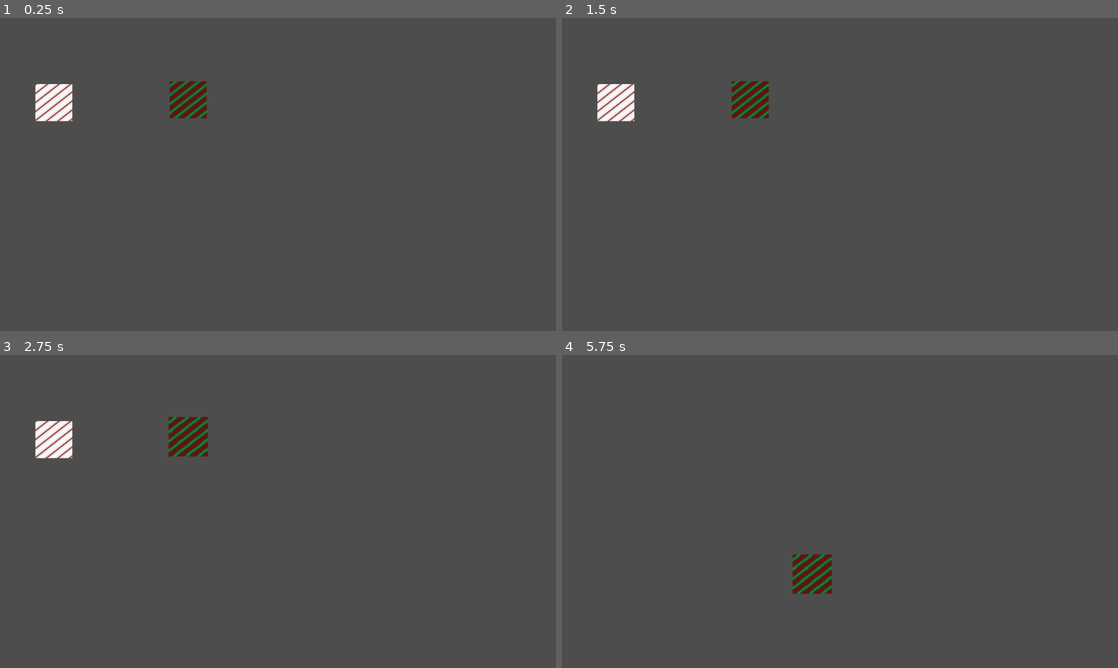
Above: before the commit, frames 1-4 (two rows, left to right).
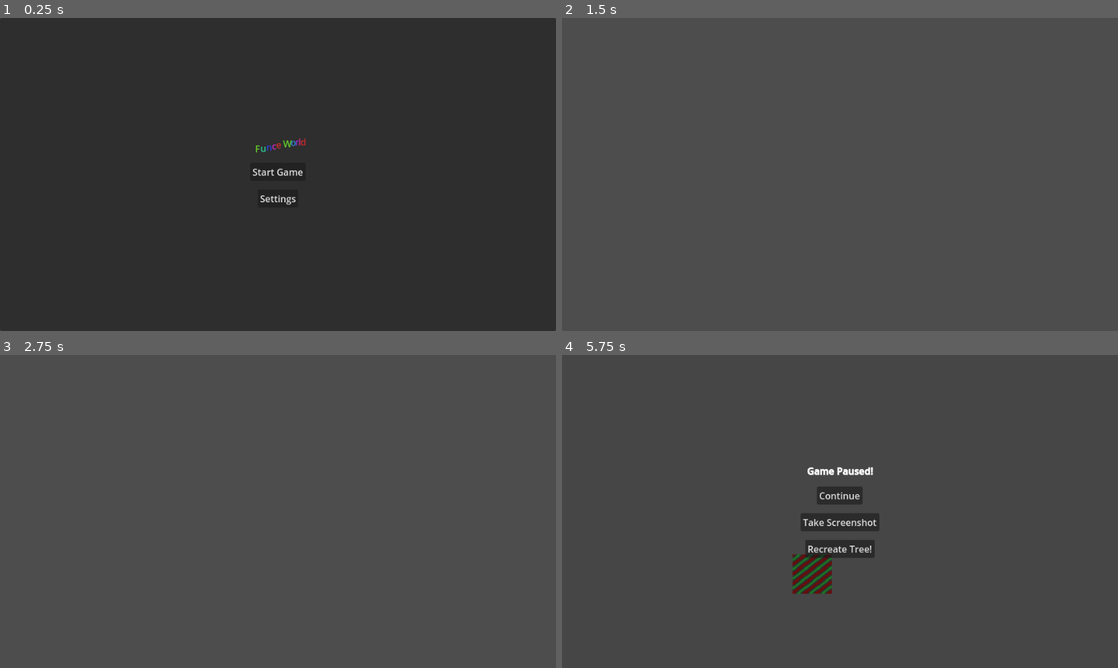
Above: after the commit, the same moments.

Repository: Obliii/ChrimTreeProject
Game: Godot game, scene res://assets/scenes/MainScene.tscn
Same seed, same stepped clock (60 frames per second), same inputs: the game is played once before the commit and once after it.
Inputs (mouse positions are in pixels of both pictures, inside the frame that each line leads up to):
- Up to frame 1 (0.25 s): no input
- Up to frame 2 (1.5 s): click (840, 199) at 0.5 s, where only the run after the commit has a clickable "Settings"; click (840, 171) at 1.25 s, where only the run after the commit has a clickable "Start Game"
- Up to frame 3 (2.75 s): tap Enter at 2 s; move the mouse to (189, 436) at 2.02 s; press the mouse at (189, 436) at 2.03 s
- Up to frame 4 (5.75 s): tap Space at 2.75, 4.25 s; move the mouse to (617, 439) at 2.77 s; release the mouse at (617, 439) at 2.78 s; tap E (spawn_decoration) at 2.85, 4.35 s; tap Enter at 3.5, 5 s; move the mouse to (617, 439) at 3.52 s; press the mouse at (617, 439) at 3.53 s; move the mouse to (812, 574) at 4.27 s; release the mouse at (812, 574) at 4.28 s; move the mouse to (812, 574) at 5.02 s; press the mouse at (812, 574) at 5.03 s; tap Escape (ui_cancel) at 5.65 s

The runs differ from the first frame. In frame 1, 100% of the frame differs, in the area x 0-100%, y 0-100%; in frame 2, 1.6%; in frame 3, 1.7%; in frame 4, 2.0%.

Commit message:
This starts on the basic functions of moving between the different screens using a State Machine. So far you would be able to start the game and save a screenshot which would go into your "*\AppData\Roaming\Godot\app_userdata\Tree Decorating Project\
I have plans on moving that into a more easily accessible folder in the future.

Diff:
--- /dev/null
+++ b/assets/scenes/MainMenu.tscn
@@ -0,0 +1,57 @@
+[gd_scene load_steps=2 format=3 uid="uid://ftgd76mcumt3"]
+
+[ext_resource type="Script" path="res://assets/scenes/start_menu.gd" id="1_vtcln"]
+
+[node name="MainMenu" type="Control"]
+layout_mode = 3
+anchors_preset = 15
+anchor_right = 1.0
+anchor_bottom = 1.0
+grow_horizontal = 2
+grow_vertical = 2
+size_flags_horizontal = 3
+size_flags_vertical = 3
+mouse_filter = 2
+script = ExtResource("1_vtcln")
+
+[node name="PanelContainer" type="PanelContainer" parent="."]
+layout_mode = 1
+anchors_preset = 15
+anchor_right = 1.0
+anchor_bottom = 1.0
+grow_horizontal = 2
+grow_vertical = 2
+mouse_filter = 2
+
+[node name="VBoxContainer" type="VBoxContainer" parent="PanelContainer"]
+layout_mode = 2
+size_flags_vertical = 4
+theme_override_constants/separation = 15
+
+[node name="RichTextLabel" type="RichTextLabel" parent="PanelContainer/VBoxContainer"]
+clip_contents = false
+custom_minimum_size = Vector2(200, 10)
+layout_mode = 2
+size_flags_horizontal = 4
+size_flags_vertical = 4
+mouse_filter = 2
+bbcode_enabled = true
+text = "[center][rainbow][tornado]Funce World[/tornado]"
+fit_content = true
+
+[node name="StartButton" type="Button" parent="PanelContainer/VBoxContainer"]
+layout_mode = 2
+size_flags_horizontal = 4
+size_flags_vertical = 4
+mouse_default_cursor_shape = 4
+text = "Start Game"
+
+[node name="SettingsButton" type="Button" parent="PanelContainer/VBoxContainer"]
+layout_mode = 2
+size_flags_horizontal = 4
+size_flags_vertical = 4
+mouse_default_cursor_shape = 5
+text = "Settings"
+
+[connection signal="pressed" from="PanelContainer/VBoxContainer/StartButton" to="." method="_on_start_button_pressed"]
+[connection signal="pressed" from="PanelContainer/VBoxContainer/SettingsButton" to="." method="_on_settings_button_pressed"]
--- a/assets/scenes/MainScene.tscn
+++ b/assets/scenes/MainScene.tscn
@@ -1,13 +1,54 @@
-[gd_scene load_steps=3 format=3 uid="uid://bijwkbh0wth4j"]
+[gd_scene load_steps=7 format=3 uid="uid://bijwkbh0wth4j"]
 
-[ext_resource type="PackedScene" uid="uid://dxwwkypmyimqv" path="res://Objects/Scenes/decoration.tscn" id="1_cl8wi"]
-[ext_resource type="Resource" uid="uid://b8pddfux6j1oy" path="res://Resources/Decorations/candy_cane.tres" id="2_yihbi"]
+[ext_resource type="Script" path="res://assets/scenes/game_instance.gd" id="1_mlnpg"]
+[ext_resource type="Script" path="res://scripts/state/WorldStates/MainWorldState.gd" id="2_fcngs"]
+[ext_resource type="Script" path="res://scripts/state/WorldStates/MainMenuState.gd" id="2_j3h75"]
+[ext_resource type="PackedScene" uid="uid://ftgd76mcumt3" path="res://assets/scenes/MainMenu.tscn" id="2_yj2js"]
+[ext_resource type="Script" path="res://scripts/state/WorldStates/PauseMenuState.gd" id="4_nxod7"]
+[ext_resource type="PackedScene" uid="uid://fsivwtv314cl" path="res://assets/scenes/PauseMenu.tscn" id="6_b3ngc"]
 
-[node name="Game" type="Node2D"]
+[node name="Game" type="Node2D" node_paths=PackedStringArray("_start_scene", "_main_scene", "_pause_scene")]
+script = ExtResource("1_mlnpg")
+_start_scene = NodePath("GameStates/StartingState")
+_main_scene = NodePath("GameStates/MainState")
+_pause_scene = NodePath("GameStates/PauseState")
 
-[node name="Decoration" parent="." instance=ExtResource("1_cl8wi")]
-position = Vector2(325, 141)
+[node name="GameStates" type="Node" parent="."]
 
-[node name="Decoration2" parent="." instance=ExtResource("1_cl8wi")]
-position = Vector2(93, 146)
-decoration_info = ExtResource("2_yihbi")
+[node name="StartingState" type="Node" parent="GameStates" node_paths=PackedStringArray("start_ui")]
+script = ExtResource("2_j3h75")
+start_ui = NodePath("../../Ui Elements/MainMenu")
+
+[node name="MainState" type="Node" parent="GameStates" node_paths=PackedStringArray("main_game")]
+script = ExtResource("2_fcngs")
+main_game = NodePath("../../MainScene")
+
+[node name="PauseState" type="Node" parent="GameStates" node_paths=PackedStringArray("menu")]
+script = ExtResource("4_nxod7")
+menu = NodePath("../../Ui Elements/PauseMenu")
+
+[node name="MainScene" type="Node2D" parent="."]
+visible = false
+
+[node name="Ui Elements" type="CanvasLayer" parent="."]
+layer = 0
+follow_viewport_enabled = true
+
+[node name="MainMenu" parent="Ui Elements" instance=ExtResource("2_yj2js")]
+visible = false
+size_flags_horizontal = 1
+size_flags_vertical = 1
+
+[node name="PauseMenu" parent="Ui Elements" instance=ExtResource("6_b3ngc")]
+visible = false
+
+[node name="Camera2D" type="Camera2D" parent="."]
+position = Vector2(480, 270)
+
+[node name="MusicPlayer" type="AudioStreamPlayer2D" parent="."]
+autoplay = true
+bus = &"Music"
+
+[node name="SoundPlayer" type="AudioStreamPlayer2D" parent="."]
+max_polyphony = 10
+bus = &"Sound"
--- /dev/null
+++ b/assets/scenes/MainWorld.tscn
@@ -0,0 +1,3 @@
+[gd_scene format=3 uid="uid://cw0jds0thcwgi"]
+
+[node name="MainWorld" type="Node2D"]
--- /dev/null
+++ b/assets/scenes/PauseMenu.tscn
@@ -0,0 +1,58 @@
+[gd_scene load_steps=2 format=3 uid="uid://fsivwtv314cl"]
+
+[ext_resource type="Script" path="res://assets/scenes/pause_menu.gd" id="1_4kpft"]
+
+[node name="PauseMenu" type="Control"]
+layout_mode = 3
+anchors_preset = 15
+anchor_right = 1.0
+anchor_bottom = 1.0
+grow_horizontal = 2
+grow_vertical = 2
+script = ExtResource("1_4kpft")
+
+[node name="PanelContainer" type="PanelContainer" parent="."]
+self_modulate = Color(1, 1, 1, 0.215686)
+layout_mode = 1
+anchors_preset = 15
+anchor_right = 1.0
+anchor_bottom = 1.0
+grow_horizontal = 2
+grow_vertical = 2
+
+[node name="VBoxContainer" type="VBoxContainer" parent="PanelContainer"]
+layout_mode = 2
+size_flags_vertical = 4
+theme_override_constants/separation = 15
+
+[node name="RichTextLabel" type="RichTextLabel" parent="PanelContainer/VBoxContainer"]
+custom_minimum_size = Vector2(200, 10)
+layout_mode = 2
+size_flags_horizontal = 4
+size_flags_vertical = 4
+bbcode_enabled = true
+text = "[center][b]Game Paused![/b][/center]"
+fit_content = true
+scroll_active = false
+
+[node name="ContinueButton" type="Button" parent="PanelContainer/VBoxContainer"]
+layout_mode = 2
+size_flags_horizontal = 4
+size_flags_vertical = 4
+text = "Continue"
+
+[node name="ScreenshotButton" type="Button" parent="PanelContainer/VBoxContainer"]
+layout_mode = 2
+size_flags_horizontal = 4
+size_flags_vertical = 4
+text = "Take Screenshot"
+
+[node name="RestartButton" type="Button" parent="PanelContainer/VBoxContainer"]
+layout_mode = 2
+size_flags_horizontal = 4
+size_flags_vertical = 4
+text = "Recreate Tree!"
+
+[connection signal="pressed" from="PanelContainer/VBoxContainer/ContinueButton" to="." method="_on_continue_button_pressed"]
+[connection signal="pressed" from="PanelContainer/VBoxContainer/ScreenshotButton" to="." method="_on_screenshot_button_pressed"]
+[connection signal="pressed" from="PanelContainer/VBoxContainer/RestartButton" to="." method="_on_restart_button_pressed"]
--- /dev/null
+++ b/assets/scenes/game_instance.gd
@@ -0,0 +1,21 @@
+extends Node2D
+
+@export var _start_scene: State
+@export var _main_scene: State
+@export var _pause_scene: State
+
+func _ready() -> void:
+	init_game()
+	Main._enter_new_game_state(Main.start_state)
+
+func _process(delta: float) -> void:
+	Main.current_game_state._update_process()
+	Main.current_game_state._update_physics()
+
+func init_game():
+	Main.start_state = _start_scene
+	Main.main_state = _main_scene
+	Main.pause_state = _pause_scene
+	Main.sound_player = $SoundPlayer
+	Main.music_player = $MusicPlayer
+	print("Initialized States.")
--- /dev/null
+++ b/assets/scenes/pause_menu.gd
@@ -0,0 +1,18 @@
+extends Control
+
+@onready var continue_button = $PanelContainer/VBoxContainer/ContinueButton
+@onready var screenshot_button = $PanelContainer/VBoxContainer/ScreenshotButton
+@onready var restart_button = $PanelContainer/VBoxContainer/RestartButton
+
+func _on_continue_button_pressed() -> void:
+	Main._enter_new_game_state(Main.main_state)
+
+func _on_screenshot_button_pressed() -> void:
+	Main._enter_new_game_state(Main.main_state)
+	await get_tree().create_timer(0.1).timeout
+	var screenshot_path = OS.get_user_data_dir() + "/tree_screenshot_" + Time.get_date_string_from_system() + ".jpg"
+	var image = get_viewport().get_texture().get_image()
+	image.save_jpg(screenshot_path)
+
+func _on_restart_button_pressed() -> void:
+	Main.reset_main_scene()
--- /dev/null
+++ b/assets/scenes/start_menu.gd
@@ -0,0 +1,15 @@
+extends Control
+
+var start_button: Button
+var settings_button: Button
+
+func _ready() -> void:
+	pass
+
+func _on_start_button_pressed() -> void:
+	Main._enter_new_game_state(Main.main_state)
+	Main.game_started = true
+
+func _on_settings_button_pressed() -> void:
+	#Main._enter_new_game_state(Main.settings_state)
+	pass
--- /dev/null
+++ b/default_bus_layout.tres
@@ -0,0 +1,15 @@
+[gd_resource type="AudioBusLayout" format=3 uid="uid://dhhw1c3och55o"]
+
+[resource]
+bus/1/name = &"Music"
+bus/1/solo = false
+bus/1/mute = false
+bus/1/bypass_fx = false
+bus/1/volume_db = 0.0
+bus/1/send = &"Master"
+bus/2/name = &"Sound"
+bus/2/solo = false
+bus/2/mute = false
+bus/2/bypass_fx = false
+bus/2/volume_db = 0.0
+bus/2/send = &"Master"
--- /dev/null
+++ b/scripts/State.gd
@@ -0,0 +1,14 @@
+class_name State
+extends Node
+
+func _enter_state():
+	pass
+
+func _exit_state():
+	pass
+
+func _update_process():
+	pass
+
+func _update_physics():
+	pass
--- a/scripts/globals/Main.gd
+++ b/scripts/globals/Main.gd
@@ -1,11 +1,37 @@
 extends Node
 
+# Limits
+const MAXIMUM_OBJECTS = 500
 
-# Called when the node enters the scene tree for the first time.
-func _ready() -> void:
-	pass # Replace with function body.
+# Important
+@onready var screen_resolution: Vector2 = Vector2(960,540)
+@onready var object_size: Vector2 = Vector2(64,64)
 
+# Objects
+@onready var main_camera: Camera2D
+@onready var music_player: AudioStreamPlayer2D
+@onready var sound_player: AudioStreamPlayer2D
 
-# Called every frame. 'delta' is the elapsed time since the previous frame.
-func _process(delta: float) -> void:
-	pass
+# States
+@onready var main_state = $GameStates/MainWorldState
+@onready var start_state = $GameStates/StartMenuState
+@onready var pause_state = $GameStates/PauseMenuState
+@onready var current_game_state: State = start_state
+
+var game_started: bool = false
+signal new_state_entered(new_state)
+
+func _enter_new_game_state(new_state):
+	# If the state is already there, don't process further.
+	if new_state == current_game_state:
+		push_error("Attempting to enter state %s when already there." %new_state)
+		return
+
+	# Exit old State and enter into new state.
+	if current_game_state != null:
+		current_game_state._exit_state()
+
+	current_game_state = new_state
+	current_game_state._enter_state()
+	new_state_entered.emit(new_state)
+	print("Entered into %s" %new_state)
--- /dev/null
+++ b/scripts/state/WorldStates/MainMenuState.gd
@@ -0,0 +1,10 @@
+class_name MainMenuState
+extends State
+
+@export var start_ui: Control
+
+func _enter_state():
+	start_ui.visible = true
+
+func _exit_state():
+	start_ui.visible = false
--- /dev/null
+++ b/scripts/state/WorldStates/MainWorldState.gd
@@ -0,0 +1,15 @@
+class_name MainWorldState
+extends State
+
+@export var main_game: Node2D
+
+func _enter_state():
+	main_game.visible = true
+	Main.music_player.stream_paused = false
+
+func _exit_state():
+	Main.music_player.stream_paused = true
+
+func _update_process():
+	if Input.is_action_just_pressed("ui_cancel"):
+		Main._enter_new_game_state(Main.pause_state)
--- /dev/null
+++ b/scripts/state/WorldStates/PauseMenuState.gd
@@ -0,0 +1,14 @@
+class_name PauseMenuState
+extends State
+
+@export var menu: Control
+
+func _enter_state():
+	menu.visible = true
+
+func _exit_state():
+	menu.visible = false
+
+func _update_process():
+	if Input.is_action_just_pressed("ui_cancel"):
+		Main._enter_new_game_state(Main.main_state)
Not shown, added: addons/godot-git-plugin/plugin.cfg
Not shown, added: addons/godot-git-plugin/THIRDPARTY.md
Not shown, added: addons/godot-git-plugin/git_plugin.gdextension
Not shown, added: addons/godot-git-plugin/linux/libgit_plugin.linux.editor.x86_64.so
Not shown, added: addons/godot-git-plugin/macos/libgit_plugin.macos.editor.universal.dylib
Not shown, added: addons/godot-git-plugin/win64/libgit_plugin.windows.editor.x86_64.dll
Not shown, added: addons/godot-git-plugin/win64/libgit_plugin.windows.editor.x86_64.exp
Not shown, added: addons/godot-git-plugin/win64/libgit_plugin.windows.editor.x86_64.lib
Not shown, added: addons/godot-git-plugin/win64/~libgit_plugin.windows.editor.x86_64.dll
